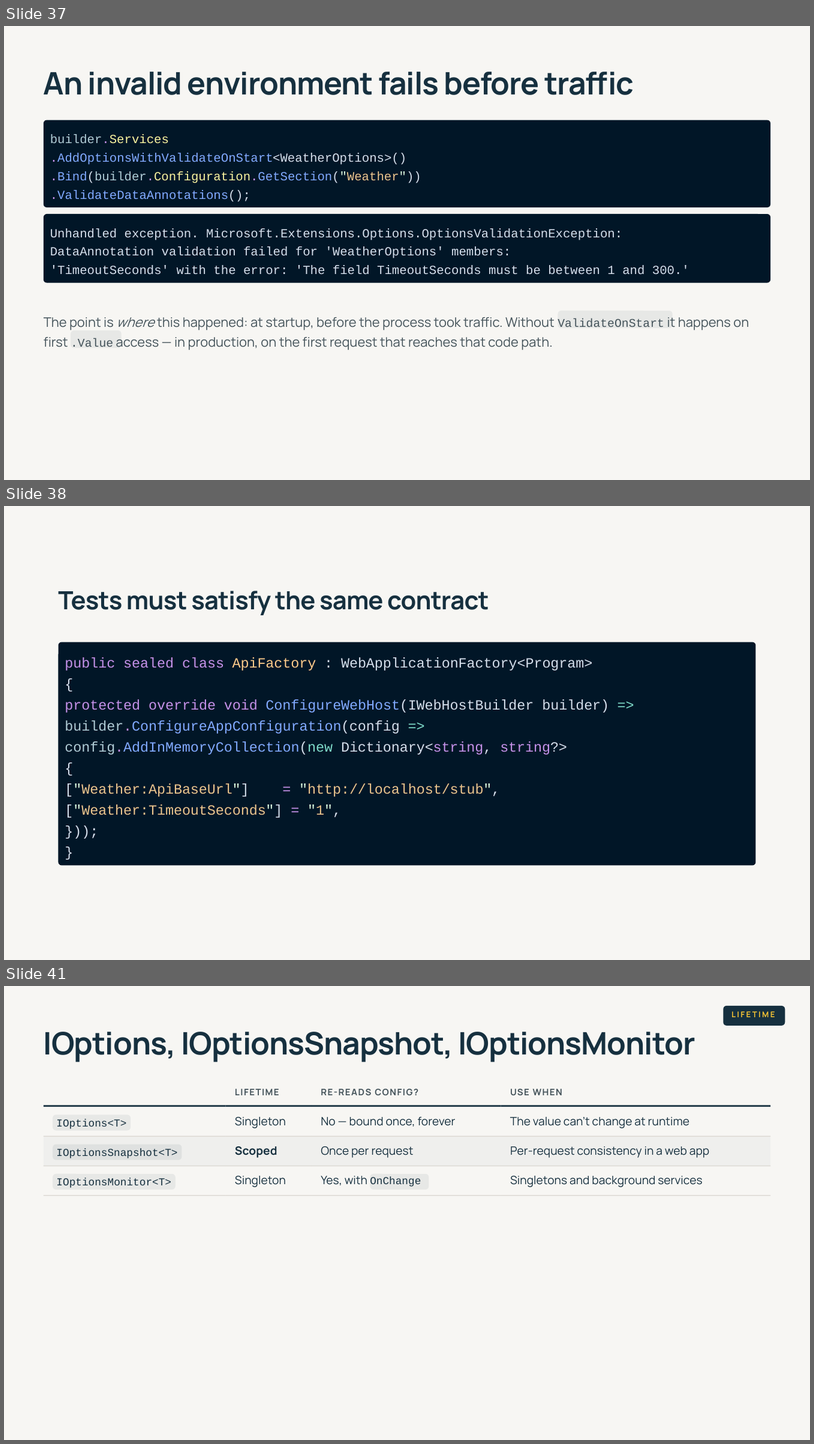
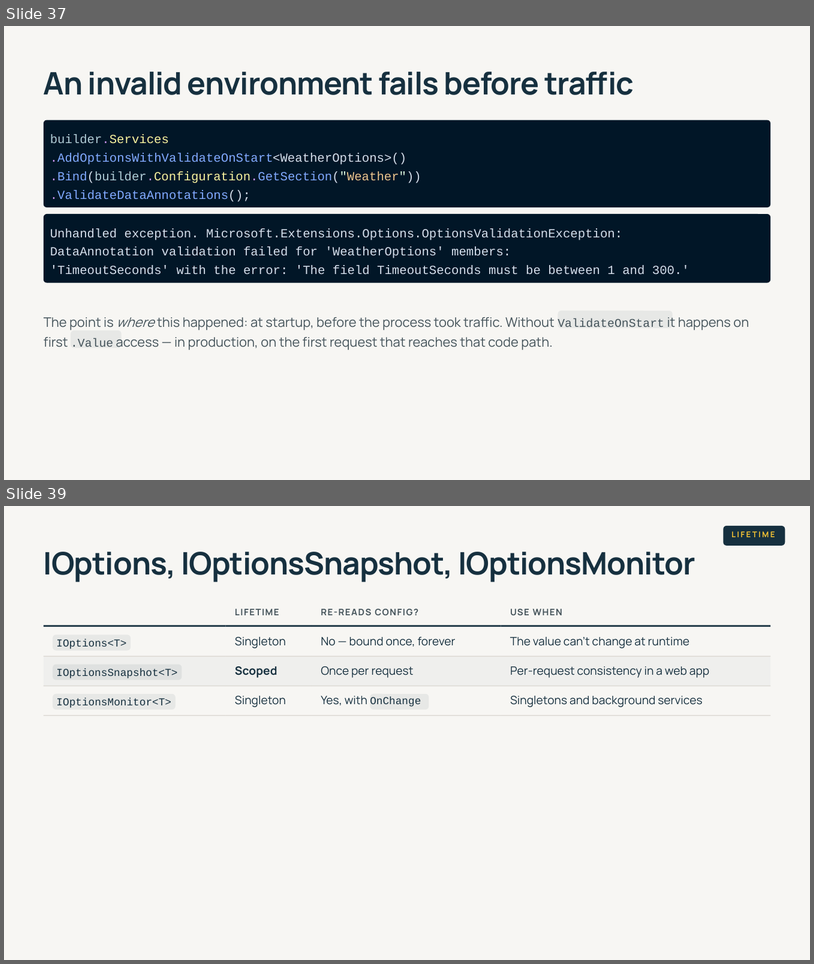
Before and after one commit to 1kevgriff/modern-dotnet-configuration, a slide deck: slides/modern-dotnet-configuration.pptx. Shown one above the other, each under a label of ours: slides 37, 38 and 41 before the commit, slides 37 and 39 after it; the slides between them are not shown. The pictures are 814x1444 and 814x964 pixels, drawn with LibreOffice and Linux fonts; fonts in the diff are those of the drawing. Boxes give left, top, right and bottom in pixels: in the first picture for what was removed or moved away, otherwise in the second. Text is boxed around its words. In the diff, an @@ line names an element or a change of style, - is before the commit and + after.

```diff
--- a/slides/modern-dotnet-configuration.pptx
+++ b/slides/modern-dotnet-configuration.pptx
@@ slide 38 removed at [4, 506, 810, 960], background #FFFFFF @@
@@ rectangle removed at [4, 506, 810, 960] @@
@@ text removed at [58, 591, 489, 615] @@
-Tests must satisfy the same contract
@@ rounded rectangle removed at [59, 642, 756, 865] @@
@@ text removed at [65, 657, 609, 817] @@
-public sealed class ApiFactory : WebApplicationFactory<Program>
-{
-protected override void ConfigureWebHost(IWebHostBuilder builder) =>
-builder.ConfigureAppConfiguration(config =>
-config.AddInMemoryCollection(new Dictionary<string, string?>
-{
-["Weather:ApiBaseUrl"] = "http://localhost/stub",
-["Weather:TimeoutSeconds"] = "1",
-}));
-}
@@ what was slide 41 is now slide 39 @@
```
Also in this commit, not shown: 11 slides changed, 3 slides added, 6 other slides removed, 3 other files.
